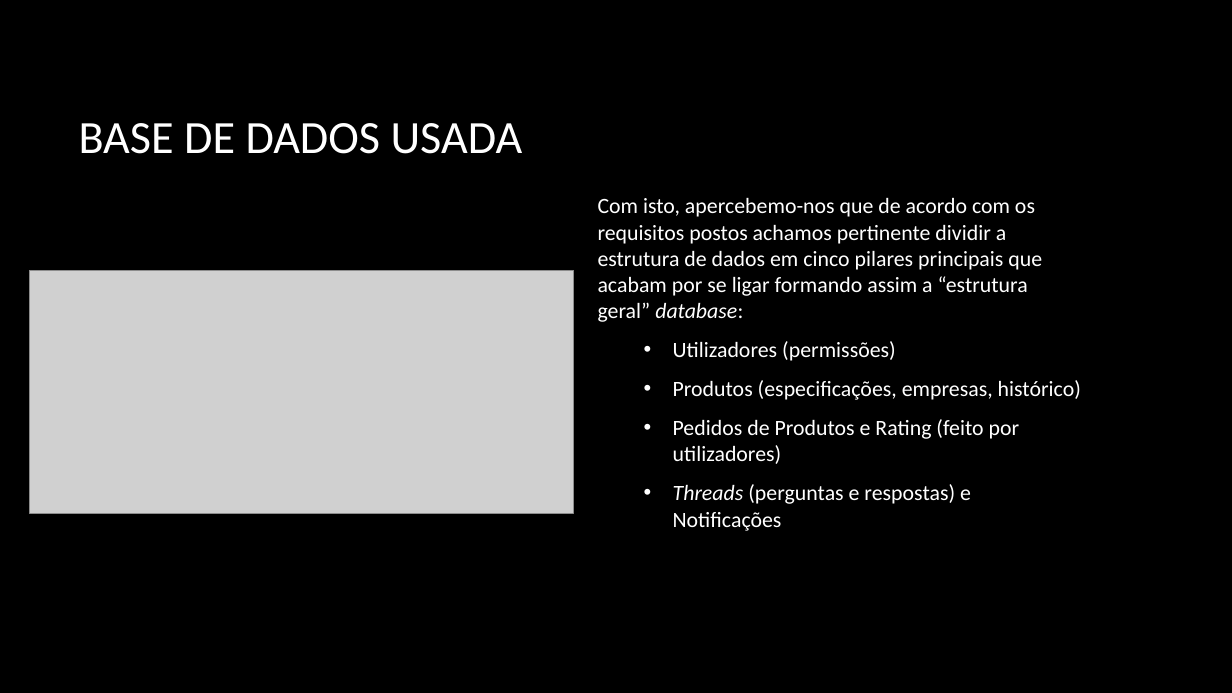
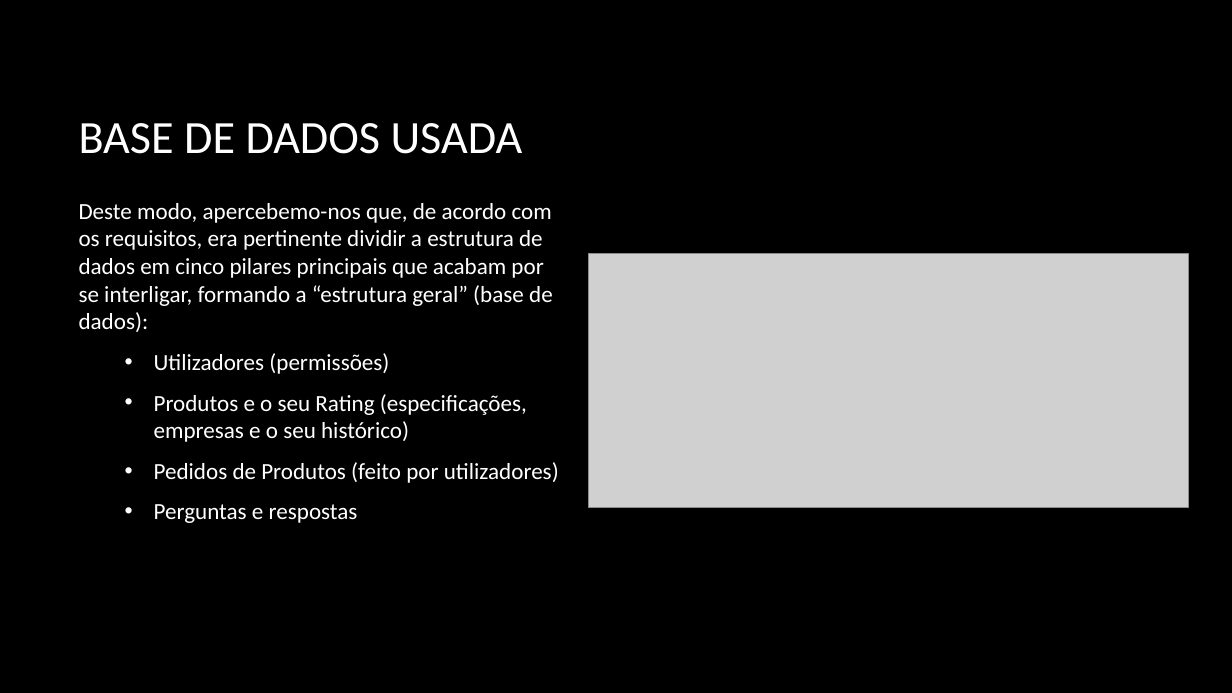
Before and after one commit to PolpEdu/Trabalho-Pr-ticpo, a slide deck: slide 4 of Trabalho prático.pptx. Drawn at 1232x693 pixels with LibreOffice and Linux fonts; fonts in the diff are those of the drawing; grey boxes stand for pictures; background and template pictures are left out. Boxes give left, top, right and bottom in pixels: in the first picture for what was removed or moved away, otherwise in the second. Text is boxed around its words. In the diff, an @@ line names an element or a change of style, - is before the commit and + after.

```diff
--- a/Trabalho prático.pptx
+++ b/Trabalho prático.pptx
@@ text "Deste modo, apercebemo-nos que, de ...": place and size @@
-text "Deste modo, apercebemo-nos que, de ..." at box(598, 198, 1081, 531)
+text "Deste modo, apercebemo-nos que, de ..." at box(79, 203, 559, 523)
@@ text at box(79, 203, 553, 332): text changed; size 17 to 18 pt @@
-Com isto, apercebemo-nos que de acordo com os requisitos postos achamos pertinente dividir a estrutura de dados em cinco pilares principais que acabam por se ligar formando assim a “estrutura geral” database:
+Deste modo, apercebemo-nos que, de acordo com os requisitos, era pertinente dividir a estrutura de dados em cinco pilares principais que acabam por se interligar, formando a “estrutura geral” (base de dados):
@@ picture added at box(589, 254, 1189, 507) @@
@@ picture removed at box(30, 271, 575, 513) @@
@@ text at box(154, 353, 389, 374): size 17 to 18 pt in "Utilizadores (permissões)" @@
@@ text at box(154, 394, 559, 523): text changed; size 17 to 18 pt @@
-  • Produtos (especificações, empresas, histórico)
-  • Pedidos de Produtos e Rating (feito por utilizadores)
-  • Threads (perguntas e respostas) e Notificações
+  • Produtos e o seu Rating (especificações, empresas e o seu histórico)
+  • Pedidos de Produtos (feito por utilizadores)
+  • Perguntas e respostas
```
Also in this commit, not shown: 7 other slides changed, 5 slides added, 1 other file.
